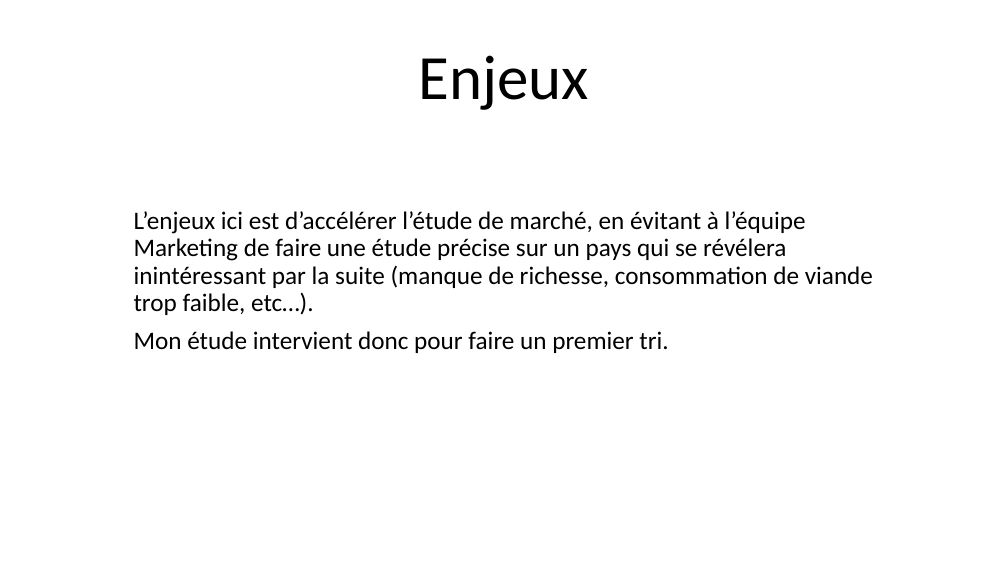
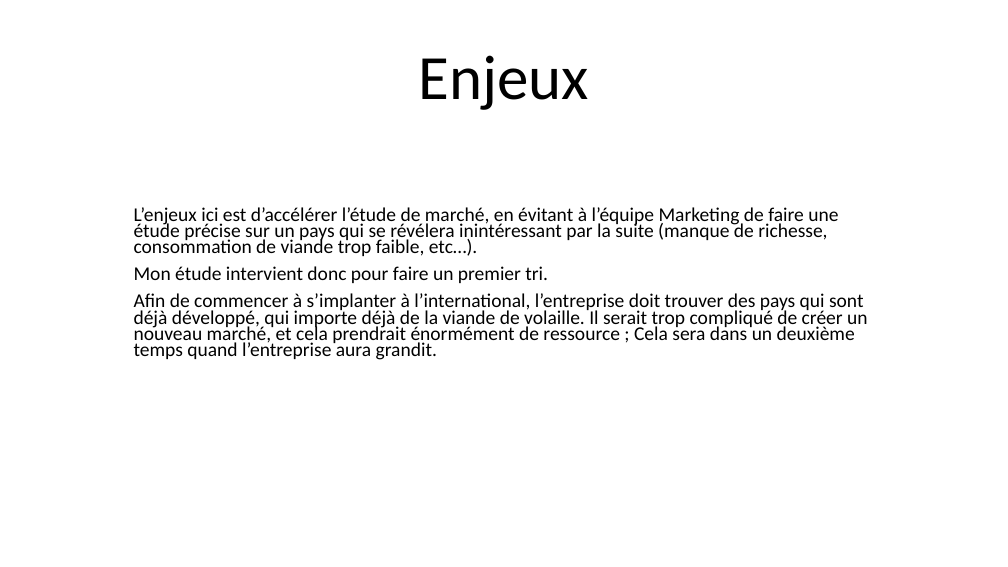
Before and after one commit to Julien-paulet/Projet_5_effectuez_une_etude_de_marche, a slide deck: slide 5 of Projet_5_présentation.pptx. Drawn at 1008x567 pixels with LibreOffice and Linux fonts; fonts in the diff are those of the drawing. Boxes give left, top, right and bottom in pixels: in the first picture for what was removed or moved away, otherwise in the second. Text is boxed around its words. In the diff, an @@ line names an element or a change of style, - is before the commit and + after.

```diff
--- a/Projet_5_présentation.pptx
+++ b/Projet_5_présentation.pptx
@@ subtitle at [134, 207, 838, 283]: size 24 to 18.6 pt in "L’enjeux ici est d’accélérer l’étude de marché, ...", "Mon étude intervient donc pour faire un ..."; line spacing 0.9 to 0.7 @@
@@ subtitle at [134, 293, 868, 360]: paragraph added @@
+Afin de commencer à s’implanter à l’international, l’entreprise doit trouver des pays qui sont déjà développé, qui importe déjà de la viande de volaille. Il serait trop compliqué de créer un nouveau marché, et cela prendrait énormément de ressource ; Cela sera dans un deuxième temps quand l’entreprise aura grandit.
```
Also in this commit, not shown: 3 other slides changed, 11 slides added, 3 slides removed, 2 other files.
